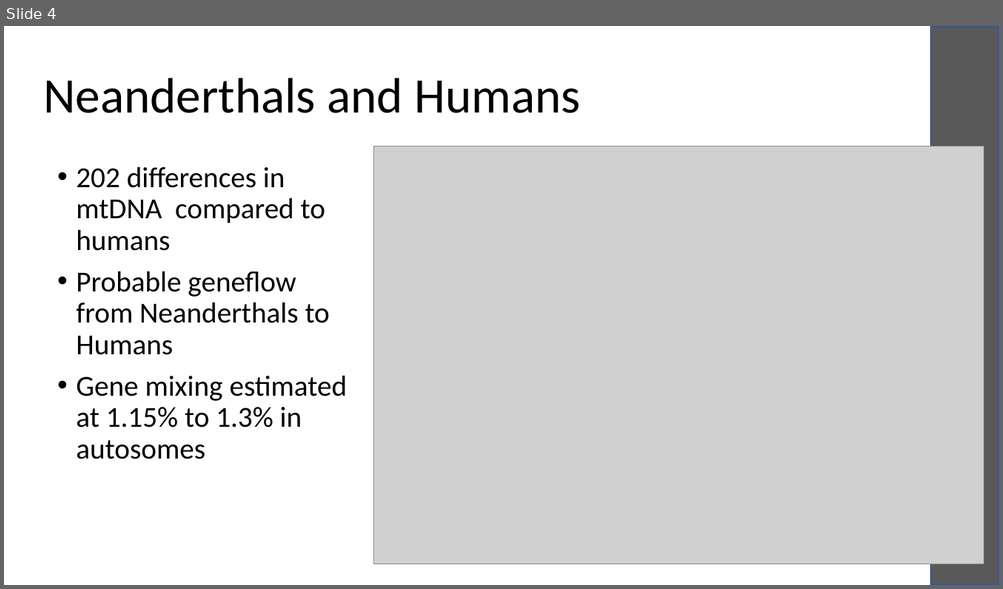
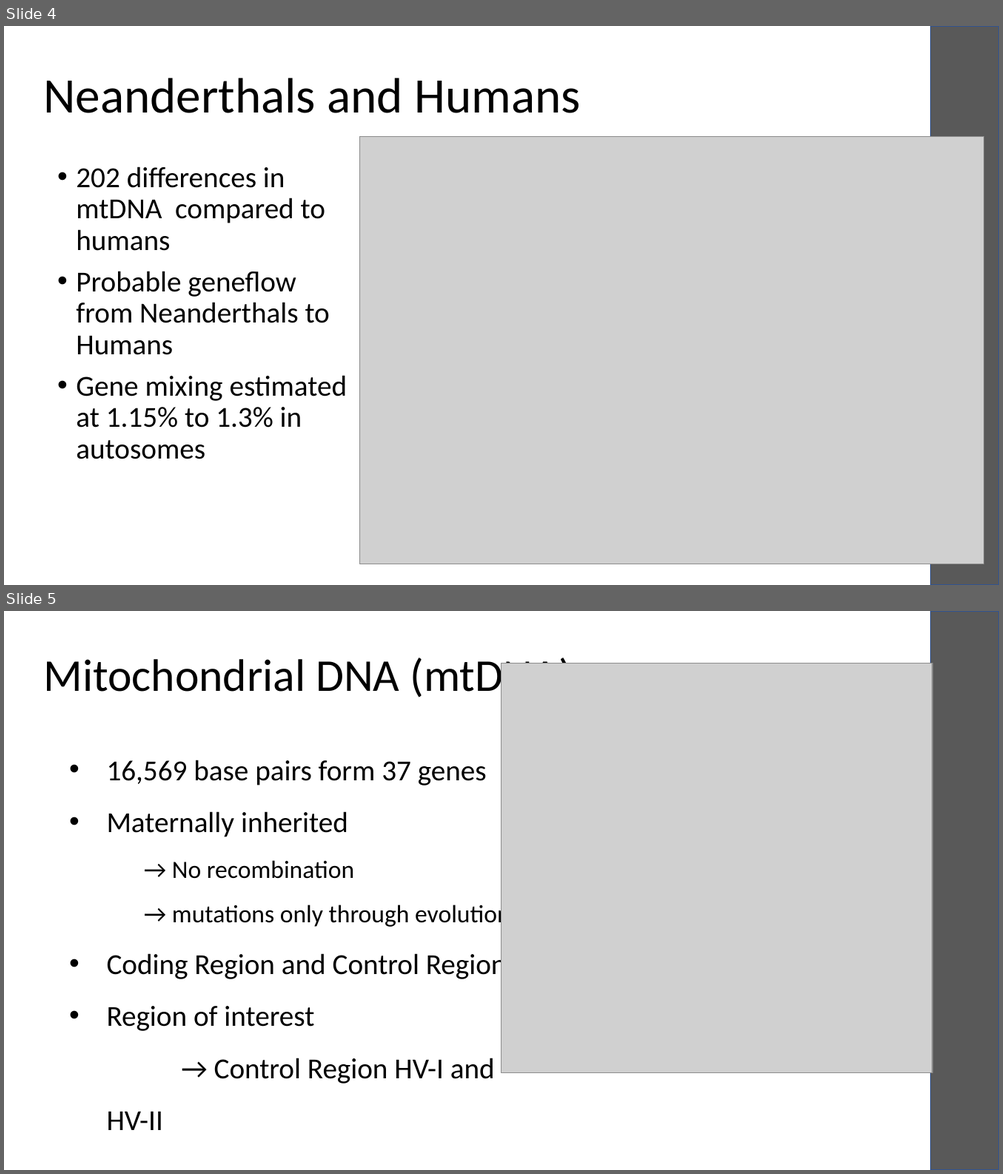
Before and after one commit to laksannathan/Biopython, a slide deck: humans_demo/Humans.pptx. Shown one above the other, each under a label of ours: slide 4 before the commit, slides 4 and 5 after it. The pictures are 1003x589 and 1003x1174 pixels, drawn with LibreOffice and Linux fonts; fonts in the diff are those of the drawing; grey boxes stand for pictures. Boxes give left, top, right and bottom in pixels: in the first picture for what was removed or moved away, otherwise in the second. Text is boxed around its words. In the diff, an @@ line names an element or a change of style, - is before the commit and + after.

```diff
--- a/humans_demo/Humans.pptx
+++ b/humans_demo/Humans.pptx
@@ slide 5 added at (x1=4, y1=611, x2=999, y2=1170), background #FFFFFF @@
@@ rectangle added at (x1=930, y1=611, x2=999, y2=1170), fill #595959, outline #325491 1 pt @@
@@ title added at (x1=43, y1=658, x2=572, y2=702), 44 pt, text #000000 @@
+Mitochondrial DNA (mtDNA)
@@ picture added at (x1=502, y1=664, x2=932, y2=1073) @@
@@ text added at (x1=107, y1=760, x2=510, y2=1130), 28 pt, text #000000 @@
+• 16,569 base pairs form 37 genes
+• Maternally inherited
+→ No recombination
+→ mutations only through evolution
+• Coding Region and Control Region
+• Region of interest
+  → Control Region HV-I and HV-II
@@ slide 4 changed as well @@
@@ picture resized from (x1=374, y1=146, x2=984, y2=565) to (x1=360, y1=136, x2=984, y2=564) @@
```
Also in this commit, not shown: 5 other slides changed, 2 other slides added, 1 other file.
